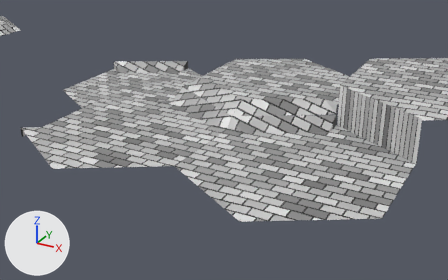
The Blender file src/Assets/hexagon.blend, before and after one commit.
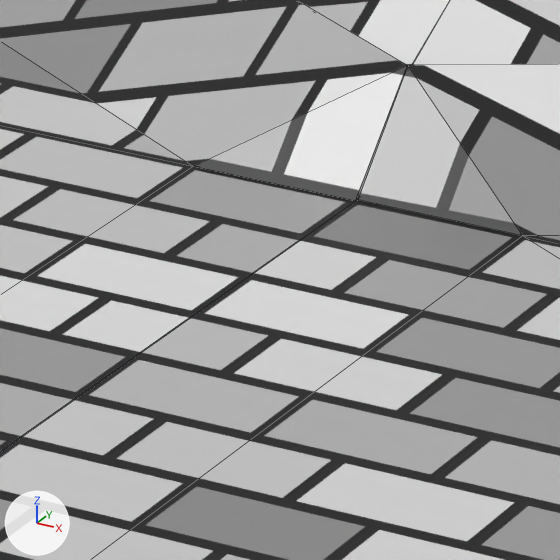
Old and new are each drawn from a camera (50 mm lens) standing at (10.708, -5.444, 2.818) and looking at (7.659, 0.101, 0.046) and again close up on the part from 43% to 55% of the width and 39% to 59% of the height. Every picture has the same lights, and +X, +Y and +Z are marked at lower left. The close-ups show mesh edges as thin lines.

The scene before the commit, as lines of its bpy script (objects in view):
```python
me_circle_004 = bpy.data.meshes.new('Circle.004')
me_circle_004.from_pydata(...)  # 18 vertices, 12 faces; spans x -1.08..1.08, y -1.25..1.25, z -0.13..0.0
me_circle_004.materials.append(mat_material_004)
me_circle_005 = bpy.data.meshes.new('Circle.005')
me_circle_005.from_pydata(...)  # 19 vertices, 13 faces, 1 loose edge; spans x -1.08..1.08, y -1.25..1.25, z -0.02..0.12
me_circle_005.materials.append(mat_material_005)
me_circle_006 = bpy.data.meshes.new('Circle.006')
me_circle_006.from_pydata(...)  # 19 vertices, 15 faces, 2 loose edges; spans x -1.08..1.08, y -1.25..1.25, z -0.12..0.12
me_circle_006.materials.append(mat_material_006)
ob_hexa_003 = bpy.data.objects.new('Hexa.003', me_circle_004)
ob_hexa_003.location = (7.484, 1.861, 0.25)
ob_hexa_004 = bpy.data.objects.new('Hexa.004', me_circle_005)
ob_hexa_004.location = (8.568, -0.018, 0.0)
ob_hexa_005 = bpy.data.objects.new('Hexa.005', me_circle_006)
ob_hexa_005.location = (6.402, -0.018, 0.0)
```
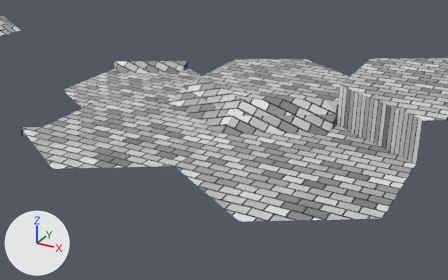
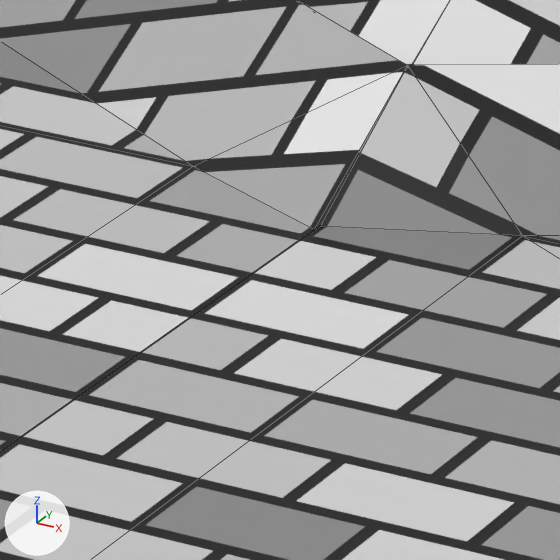
Where the change shows, as pixel boxes (x1, y1, x2, y2) in the close-ups (560 x 560 px; the box of a moved part takes in the faces that stretch with it):
part 1 of me_circle_005, moved or reshaped
    both: (0, 66, 523, 560)
part 2 of me_circle_006, moved or reshaped
    both: (0, 65, 407, 451)

The change, as a diff of the scene's bpy script:
```diff
--- a/src/Assets/hexagon.blend.py
+++ b/src/Assets/hexagon.blend.py
@@ me_circle_005 @@
 me_circle_005.from_pydata(...)  # 19 vertices, 13 faces, 1 loose edge; spans x -1.08..1.08, y -1.25..1.25, z -0.02..0.12
 # used by ob_hexa_004; location = (8.568, -0.018, 0.0)
-me_circle_005.vertices[18].co = (-1.08, 0.5, 0.0)  # pixel (357, 199)
+# me_circle_005 part 1
+me_circle_005.vertices[18].co = (-1.08, 0.41, 0.0)  # pixel (320, 226)
 me_circle_005.materials.append(mat_material_005)
@@ me_circle_006 @@
 me_circle_006.from_pydata(...)  # 19 vertices, 15 faces, 2 loose edges; spans x -1.08..1.08, y -1.25..1.25, z -0.12..0.12
 # used by ob_hexa_005; location = (6.402, -0.018, 0.0)
-me_circle_006.vertices[18].co = (1.08, 0.5, 0.0)  # pixel (355, 200)
+# me_circle_006 part 2
+me_circle_006.vertices[18].co = (1.08, 0.4, 0.0)  # pixel (314, 229)
 me_circle_006.materials.append(mat_material_006)
```
